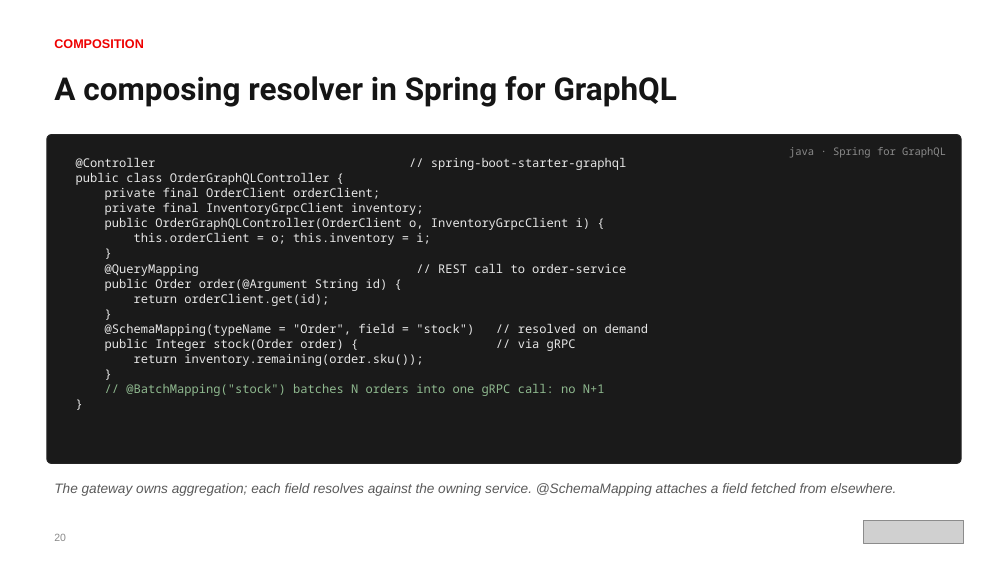
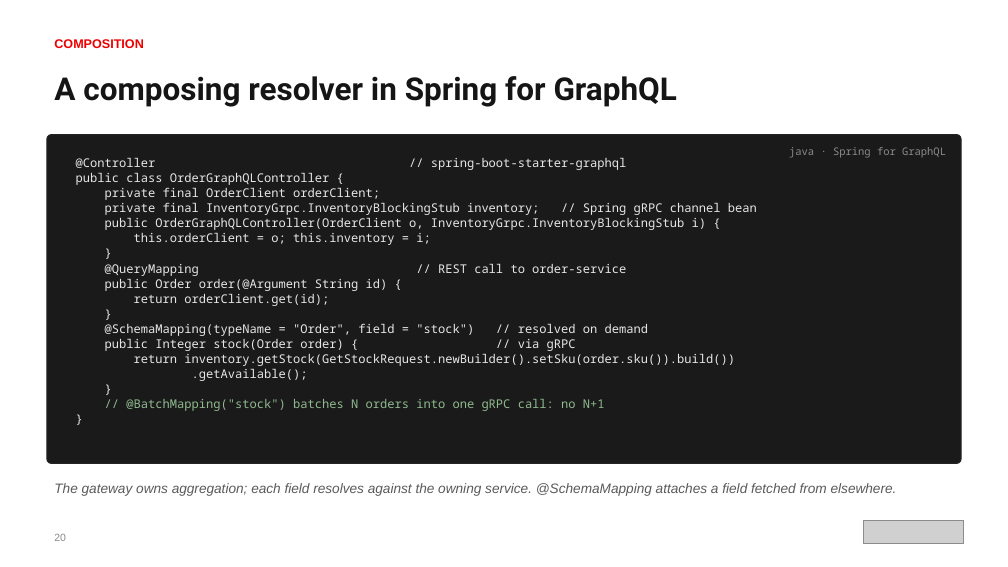
Before and after one commit to patterncatalyst/cloud-native-design-patterns, a slide deck: slide 24 of lgtm-presentation/Designing-Cloud-Native-APIs-Spring.pptx. Drawn at 1008x567 pixels with LibreOffice and Linux fonts; fonts in the diff are those of the drawing; grey boxes stand for pictures. Boxes give left, top, right and bottom in pixels: in the first picture for what was removed or moved away, otherwise in the second. Text is boxed around its words. In the diff, an @@ line names an element or a change of style, - is before the commit and + after.

```diff
--- a/lgtm-presentation/Designing-Cloud-Native-APIs-Spring.pptx
+++ b/lgtm-presentation/Designing-Cloud-Native-APIs-Spring.pptx
@@ text at (105, 203, 757, 230): text changed @@
-private final InventoryGrpcClient inventory;
-public OrderGraphQLController(OrderClient o, InventoryGrpcClient i) {
+private final InventoryGrpc.InventoryBlockingStub inventory; // Spring gRPC channel bean
+public OrderGraphQLController(OrderClient o, InventoryGrpc.InventoryBlockingStub i) {
@@ text at (134, 354, 735, 381): text changed @@
-return inventory.remaining(order.sku());
+return inventory.getStock(GetStockRequest.newBuilder().setSku(order.sku()).build())
+.getAvailable();
```
Also in this commit, not shown: 2 other slides changed, 2 other files.
